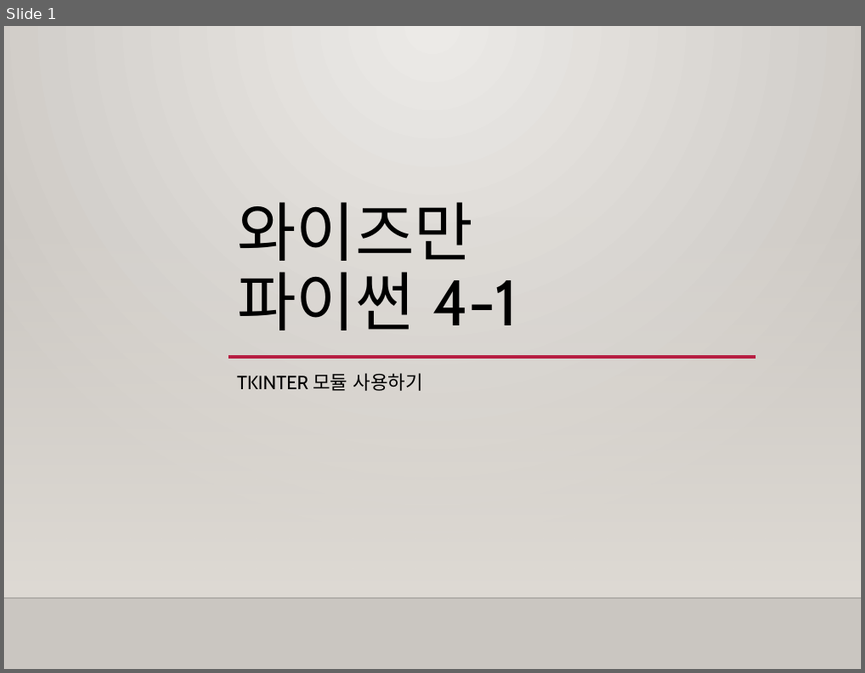
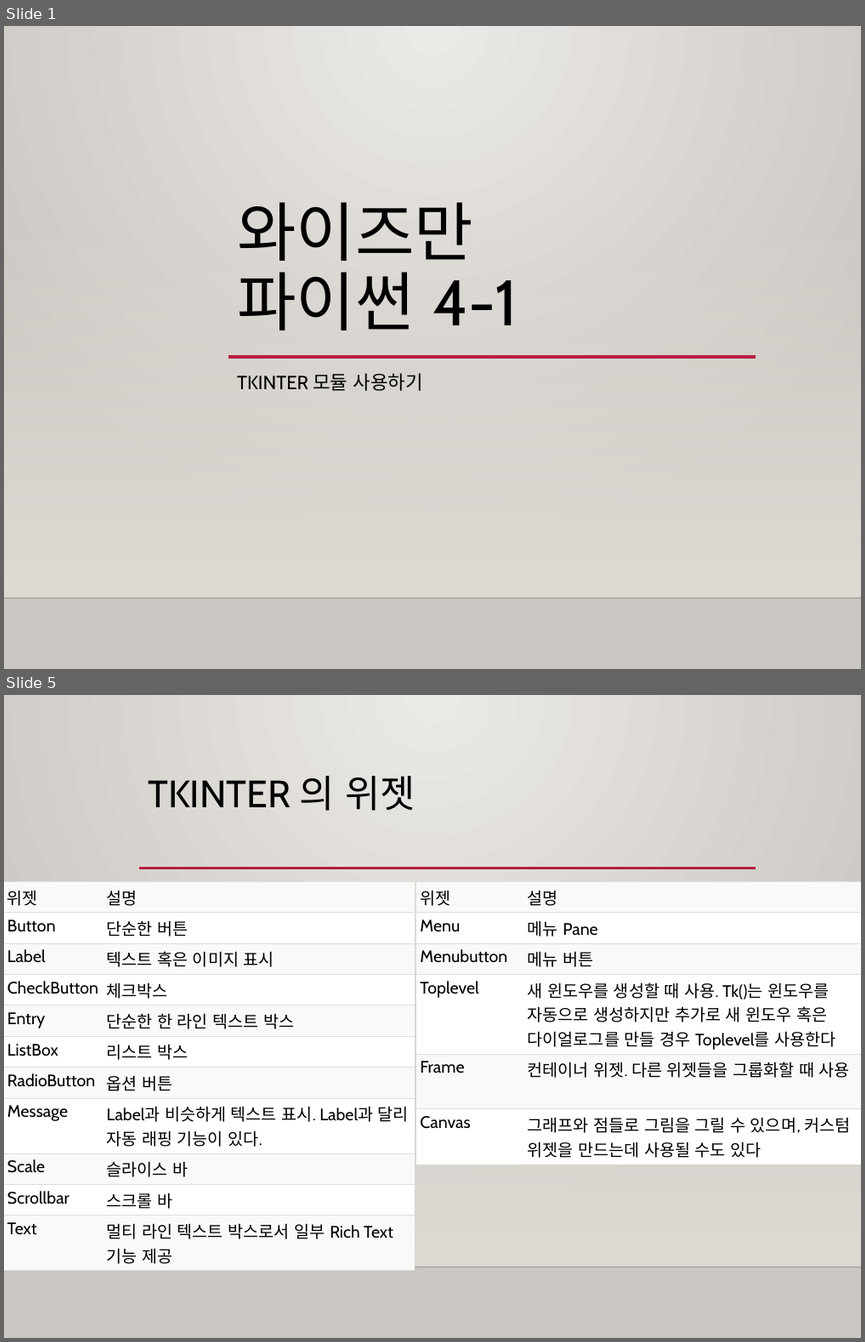
Before and after one commit to freshmea/weizman_python_class, a slide deck: textbook/파이썬4-1교시.pptx. Shown one above the other, each under a label of ours: slide 1 before the commit, slides 1 and 5 after it; the slides between them are not shown. The pictures are 865x673 and 865x1342 pixels, drawn with LibreOffice and Linux fonts; fonts in the diff are those of the drawing; background and template pictures are left out. Boxes give left, top, right and bottom in pixels: in the first picture for what was removed or moved away, otherwise in the second. Text is boxed around its words. In the diff, an @@ line names an element or a change of style, - is before the commit and + after.

```diff
--- a/textbook/파이썬4-1교시.pptx
+++ b/textbook/파이썬4-1교시.pptx
@@ slide 5 added at box(4, 695, 861, 1338), background gradient #ECEAE7 to #CAC7C1; not listed: 2 template elements that a slide beside it also shows @@
@@ title added at box(148, 776, 415, 811), 32 pt, text #000000 @@
+TKINTER 의 위젯
@@ line added from (139, 868) to (755, 868), #B71E42 2.5 pt @@
@@ table added at box(4, 882, 415, 1267), 11 rows, 2 columns @@
+위젯 | 설명
+Button | 단순한 버튼
+Label | 텍스트 혹은 이미지 표시
+CheckButton | 체크박스
+Entry | 단순한 한 라인 텍스트 박스
+ListBox | 리스트 박스
+RadioButton | 옵션 버튼
+Message | Label과 비슷하게 텍스트 표시. Label과 달리 자동 래핑 기능이 있다.
+Scale | 슬라이스 바
+Scrollbar | 스크롤 바
+Text | 멀티 라인 텍스트 박스로서 일부 Rich Text 기능 제공
@@ table added at box(417, 882, 861, 1161), 6 rows, 2 columns @@
+위젯 | 설명
+Menu | 메뉴 Pane
+Menubutton | 메뉴 버튼
+Toplevel | 새 윈도우를 생성할 때 사용. Tk()는 윈도우를 자동으로 생성하지만 추가로 새 윈도우 혹은 다이얼로그를 만들 경우 Toplevel를 사용한다
+Frame | 컨테이너 위젯. 다른 위젯들을 그룹화할 때 사용
+Canvas | 그래프와 점들로 그림을 그릴 수 있으며, 커스텀 위젯을 만드는데 사용될 수도 있다
```
Also in this commit, not shown: 2 slides changed, 7 other slides added, 7 slides removed, 3 other files.
